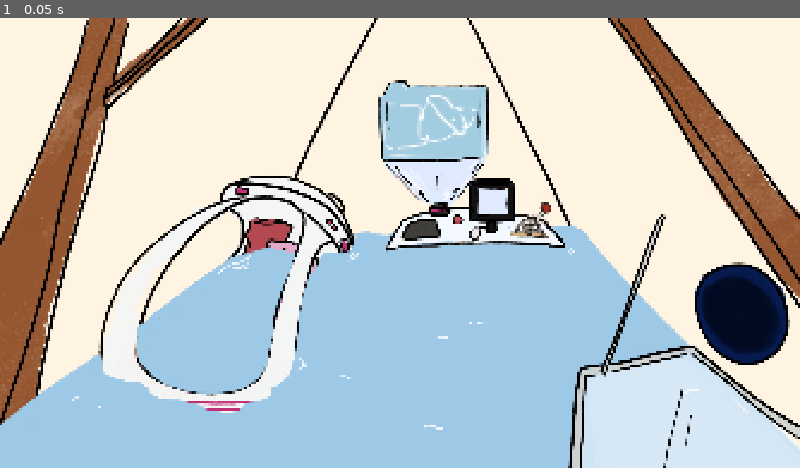
Above: before the commit, frame 1.
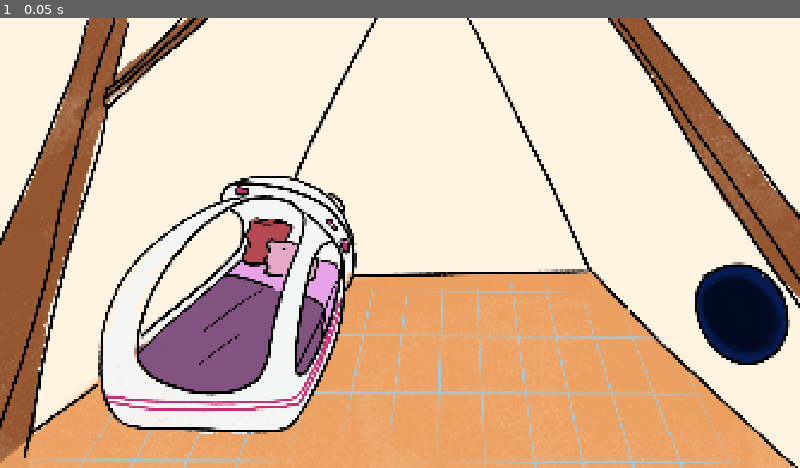
Above: after the commit, the same moment.

Repository: s0lst1ce/microjam60
Game: Godot game, scene res://squirrel_bedroom_future.tscn
Same seed, same stepped clock (60 frames per second), same inputs: the game is played once before the commit and once after it. This scene is started directly instead of the project's main scene.
Inputs:
- Up to frame 1 (0.05 s): no input

The runs differ from the first frame. In frame 1, 41% of the frame differs, in the area x 0-100%, y 13-100%.

Commit message:
feat: future squirrel interactibles

Diff:
--- /dev/null
+++ b/acorn_chest.gd
@@ -0,0 +1,7 @@
+extends Furniture
+
+@onready var opened = preload("res://assets/furniture/squirrel/acorn_chest_open.png")
+
+func _interact_with(item: ItemData) -> void:
+	texture = opened
+	ItemExchange.add_item.emit("res://assets/furniture/shirt_button_wrong.png")
--- a/enigma_states.gd
+++ b/enigma_states.gd
@@ -30,3 +30,4 @@
 
 var tv_on = false
 var bedroom_flushed = false
+var plant_dead = false
--- a/lever.gd
+++ b/lever.gd
@@ -6,3 +6,5 @@
 	if texture != on_texture:
 		texture = on_texture
 		Enigmas.tv_on = true
+		#TODO remove
+		Enigmas.bedroom_flushed=true
--- /dev/null
+++ b/plant_button.gd
@@ -0,0 +1,6 @@
+extends Furniture
+
+func _process(delta: float) -> void:
+	if Enigmas.plant_dead:
+		ItemExchange.add_item.emit(preload("res://assets/furniture/shirt_button_orange.png"))
+		queue_free()
--- /dev/null
+++ b/plant_future.gd
@@ -0,0 +1,7 @@
+extends Sprite2D
+
+@onready var empty = preload("res://assets/furniture/squirrel/pot.png")
+
+func _process(_delta: float) -> void:
+	if Enigmas.plant_dead and texture != empty:
+		texture = empty
--- a/squirrel_bedroom_future.tscn
+++ b/squirrel_bedroom_future.tscn
@@ -2,6 +2,7 @@
 
 [ext_resource type="Texture2D" uid="uid://dkeywjf87fdhy" path="res://assets/submerged_background.png" id="1_07pv5"]
 [ext_resource type="Script" uid="uid://cmf5yu1u43ksh" path="res://squirrel_bedroom_future.gd" id="1_36ym5"]
+[ext_resource type="Texture2D" uid="uid://b3d8uaen5us5p" path="res://assets/squirrel_bedroom_future.png" id="1_cxose"]
 [ext_resource type="Texture2D" uid="uid://dxcjc5qqpqwrv" path="res://assets/furniture/squirrel/holographic_desk.png" id="2_cxose"]
 [ext_resource type="Texture2D" uid="uid://drbbqo4aey3h5" path="res://assets/furniture/squirrel/nightstand.png" id="5_40pui"]
 [ext_resource type="Texture2D" uid="uid://bnj5m7keemlr8" path="res://assets/furniture/squirrel/blue_acorn.png" id="6_vg34b"]
@@ -12,6 +13,12 @@
 [ext_resource type="Texture2D" uid="uid://dt2cbmmvkyqgx" path="res://assets/lights/round_diffuse.webp" id="9_m1feq"]
 [ext_resource type="Script" uid="uid://chl3aln5tlkjq" path="res://lever.gd" id="10_2v8ij"]
 [ext_resource type="Script" uid="uid://dlq74oo45tuq" path="res://squirrel_trapdoor.gd" id="10_n8k7j"]
+[ext_resource type="Texture2D" uid="uid://d2bnjv87jofr5" path="res://assets/furniture/squirrel/acorn_chest.png" id="14_igwac"]
+[ext_resource type="Script" uid="uid://by4ek3qcvj5kb" path="res://acorn_chest.gd" id="15_mvwnw"]
+[ext_resource type="Texture2D" uid="uid://cpujq4jaxhau" path="res://assets/furniture/squirrel/adult_plant.png" id="16_erogm"]
+[ext_resource type="Texture2D" uid="uid://bacu4n548akdg" path="res://assets/furniture/shirt_button_orange.png" id="16_fm0vc"]
+[ext_resource type="Script" uid="uid://6copxbsauhu3" path="res://plant_future.gd" id="17_wdasx"]
+[ext_resource type="Script" uid="uid://d08mwmmp77dgk" path="res://plant_button.gd" id="19_fm0vc"]
 
 [sub_resource type="NavigationPolygon" id="NavigationPolygon_n8k7j"]
 vertices = PackedVector2Array(1858.3516, 1083.75, 1416.5469, 1067.0313, 1427.5391, 873.2031, 1639.25, 830.90625)
@@ -19,9 +26,9 @@
 outlines = Array[PackedVector2Array]([PackedVector2Array(1418, 864.9083, 1406, 1076.6411, 1881, 1094.6184, 1643, 819.965)])
 
 [sub_resource type="NavigationPolygon" id="NavigationPolygon_36ym5"]
-vertices = PackedVector2Array(1323.7813, 684.1094, 1410.1406, 662.28906, 1506.1719, 784.75, 1323.1797, 841.5781, 1275.6328, 726.2422, 946.2031, 685.0469, 957.2422, 767.1172, 862.46094, 763.4375, 874.5703, 678.7031, 892.8672, 651.60156, 1317.2266, 1088.8828, 749.03906, 1082, 1181.3672, 746.3594, 1113.2734, 722.9531, 991.4531, 828.1875, 995.65625, 793.1406, 1059.75, 683.0469, 755.53906, 985.84375, 843.3281, 841.46875, 963.21094, 851.2969, 62.523438, 1084.8906, 200.35156, 956.46875, 357.07813, 1012.9375, 703.1797, 1025.1172)
-polygons = Array[PackedInt32Array]([PackedInt32Array(0, 1, 2, 3, 4), PackedInt32Array(5, 6, 7, 8, 9), PackedInt32Array(4, 3, 10, 11, 12), PackedInt32Array(13, 12, 11, 14), PackedInt32Array(15, 6, 5, 16, 13), PackedInt32Array(17, 18, 19, 11), PackedInt32Array(20, 21, 22), PackedInt32Array(11, 20, 22, 23), PackedInt32Array(11, 23, 17), PackedInt32Array(14, 15, 13), PackedInt32Array(14, 11, 19)])
-outlines = Array[PackedVector2Array]([PackedVector2Array(198, 945, 37, 1095, 749, 1092, 1327, 1099, 1333, 849, 1523, 790, 1414, 651, 1319, 675, 1271, 717, 1182, 736, 1118, 714, 1063, 673, 949, 675, 890, 638, 865, 675, 851, 773, 954, 777, 985, 798, 982, 823, 960, 841, 838, 831, 748, 979, 700, 1015, 359, 1003)])
+vertices = PackedVector2Array(1317.2266, 1088.8828, 749.1406, 1082, 749.14844, 1082, 573.8828, 1079.2813, 614.0703, 1021.22656, 703.1406, 1025.1484, 1323.7813, 684.1094, 1405.0313, 765.46875, 1439.8281, 810.21875, 1323.1797, 841.2578, 1275.6328, 726.2422, 1404.1094, 663.8125, 946.2031, 685.0469, 957.2422, 767.1172, 862.46094, 763.4375, 874.5703, 678.7031, 892.8672, 651.60156, 755.53906, 985.84375, 843.3281, 841.46875, 963.21094, 851.2969, 991.4531, 828.1875, 1181.3672, 746.3594, 1113.2734, 722.9531, 995.65625, 793.1406, 1059.75, 683.0469)
+polygons = Array[PackedInt32Array]([PackedInt32Array(0, 1, 2), PackedInt32Array(2, 3, 4, 5), PackedInt32Array(6, 7, 8, 9, 10), PackedInt32Array(6, 11, 7), PackedInt32Array(12, 13, 14, 15, 16), PackedInt32Array(2, 5, 17, 0), PackedInt32Array(0, 17, 18, 19), PackedInt32Array(10, 9, 0, 19, 20, 21), PackedInt32Array(22, 21, 20, 23), PackedInt32Array(12, 24, 22, 23, 13)])
+outlines = Array[PackedVector2Array]([PackedVector2Array(555, 1089, 749, 1092, 1327, 1099, 1333, 849, 1457, 816, 1415, 762, 1414, 651, 1319, 675, 1271, 717, 1182, 736, 1118, 714, 1063, 673, 949, 675, 890, 638, 865, 675, 851, 773, 954, 777, 985, 798, 982, 823, 960, 841, 838, 831, 748, 979, 700, 1015, 609, 1011)])
 
 [node name="SquirrelBedroomFuture" type="Node2D" unique_id=1870911276 node_paths=PackedStringArray("spawn_point")]
 script = ExtResource("1_36ym5")
@@ -41,15 +48,15 @@
 end_position = Vector2(1287, 980)
 
 [node name="Background" type="Sprite2D" parent="." unique_id=1809958094]
+visible = false
 z_index = -4
 texture = ExtResource("1_07pv5")
 centered = false
 
-[node name="FloodedBackground" type="Sprite2D" parent="." unique_id=347276214]
-visible = false
+[node name="Background2" type="Sprite2D" parent="." unique_id=347276214]
 z_index = -4
 y_sort_enabled = true
-texture = ExtResource("1_07pv5")
+texture = ExtResource("1_cxose")
 centered = false
 
 [node name="SquirrelTrapdoor" type="TextureButton" parent="." unique_id=2086972353]
@@ -62,9 +69,6 @@
 script = ExtResource("10_n8k7j")
 
 [node name="Furnitures" type="Node2D" parent="." unique_id=386312926]
-
-[node name="Desk" type="Sprite2D" parent="Furnitures" unique_id=2090828546]
-y_sort_enabled = true
 
 [node name="HolographicDesk" type="Sprite2D" parent="Furnitures" unique_id=1897365161]
 z_index = -1
@@ -105,6 +109,39 @@
 script = ExtResource("10_2v8ij")
 metadata/_custom_type_script = "uid://cg47jubodtsch"
 
+[node name="AcornChest" type="TextureRect" parent="Furnitures" unique_id=378522646]
+z_index = -1
+offset_left = 1433.9999
+offset_top = 651.0
+offset_right = 1704.9999
+offset_bottom = 946.0
+scale = Vector2(0.5545847, 0.5545847)
+texture = ExtResource("14_igwac")
+script = ExtResource("15_mvwnw")
+interacts_with = Array[String](["tube_key"])
+metadata/_custom_type_script = "uid://cg47jubodtsch"
+
+[node name="Desk" type="Sprite2D" parent="Furnitures" unique_id=2090828546]
+y_sort_enabled = true
+
+[node name="Button" type="TextureRect" parent="Furnitures" unique_id=1879860397]
+z_index = -1
+offset_left = 464.0
+offset_top = 823.0
+offset_right = 776.0
+offset_bottom = 1131.0
+scale = Vector2(0.13322893, 0.13322893)
+texture = ExtResource("16_fm0vc")
+script = ExtResource("19_fm0vc")
+metadata/_custom_type_script = "uid://cg47jubodtsch"
+
+[node name="Plant" type="Sprite2D" parent="Furnitures" unique_id=916053684]
+position = Vector2(476, 1047)
+texture = ExtResource("16_erogm")
+offset = Vector2(0, -200)
+flip_h = true
+script = ExtResource("17_wdasx")
+
 [node name="Spawn" type="Marker2D" parent="." unique_id=864111957]
 position = Vector2(1662, 887)
 
Not shown, added: acorn_chest.gd.uid
Not shown, added: plant_button.gd.uid
Not shown, added: plant_future.gd.uid
